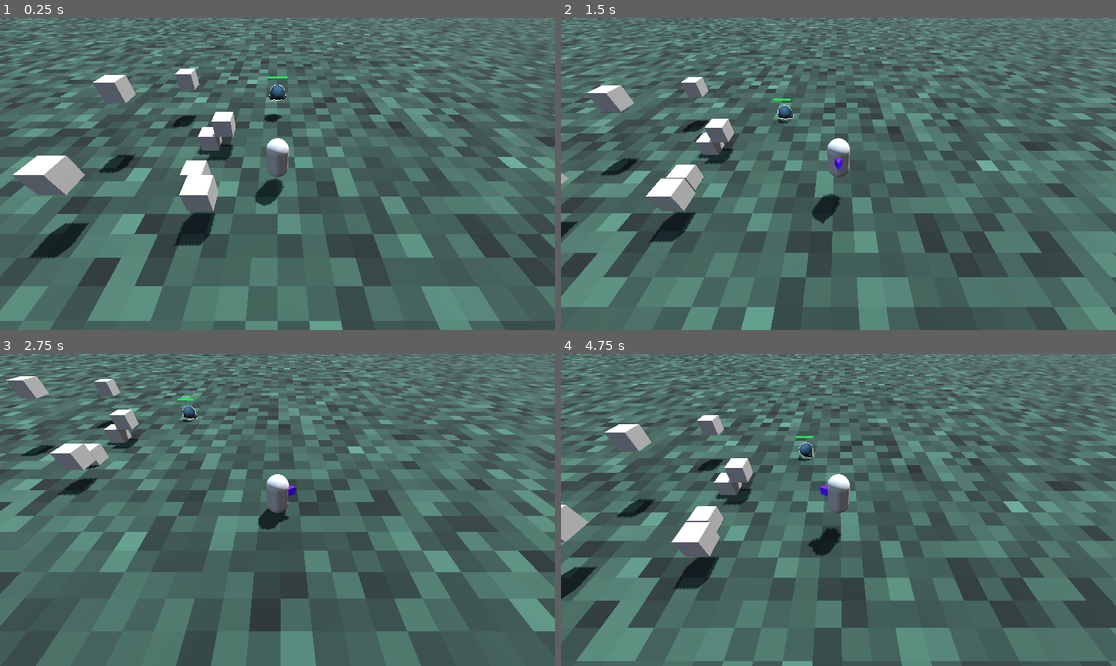
Above: before the commit, frames 1-4 (two rows, left to right).
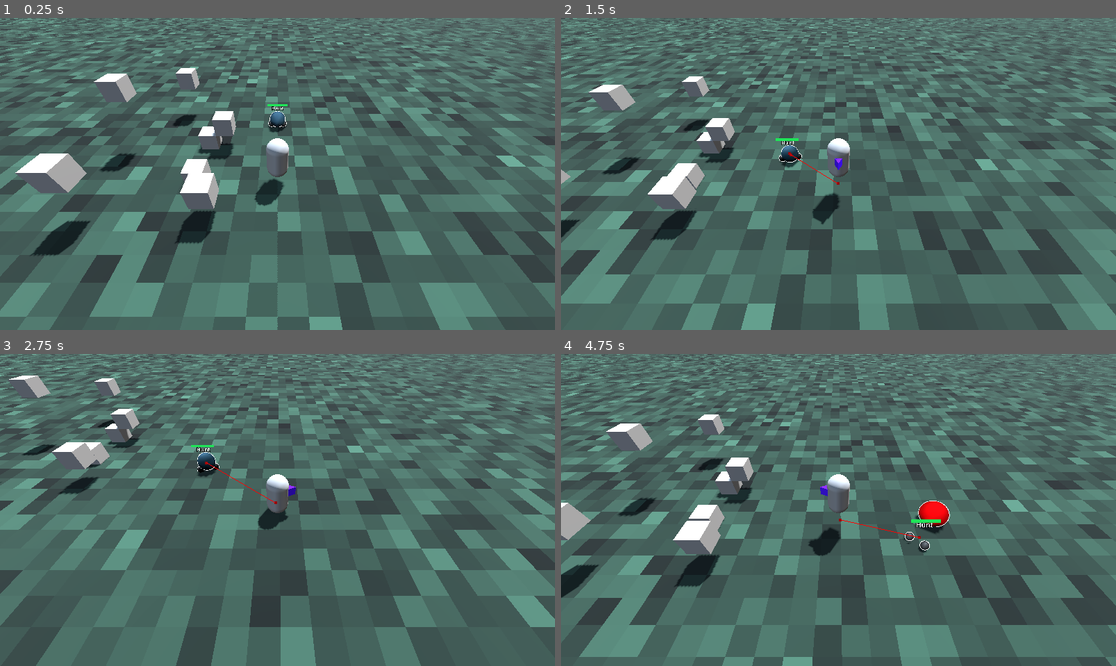
Above: after the commit, the same moments.

Repository: LipskiDev/GodotWildJam86
Game: Godot game, scene res://level/test_level_ferdi.tscn
Same seed, same stepped clock (60 frames per second), same inputs: the game is played once before the commit and once after it.
Inputs:
- Up to frame 1 (0.25 s): no input
- Up to frame 2 (1.5 s): tap Enter (attack) at 0.5, 1.35 s; hold D (right) 0.53-1.28 s; hold Enter (attack) 0.53-1.28 s; tap Space (jump) at 0.77 s; hold S (back) from 1.28 s (still down)
- Up to frame 3 (2.75 s): tap Space (jump) at 1.52 s; release S (back) at 2.03 s; hold D (right) from 2.03 s (still down); hold Enter (attack) from 2.03 s (still down)
- Up to frame 4 (4.75 s): release D (right) at 2.78 s; release Enter (attack) at 2.78 s; hold W (forward) 2.78-3.53 s; tap Enter (attack) at 2.85, 4.35 s; tap Space (jump) at 3.02, 3.77, 4.52 s; hold Enter (attack) 3.53-4.28 s; hold A (left) from 3.53 s (still down)

The runs differ from the first frame. In frame 1, 6.2% of the frame differs, in the area x 0-100%, y 0-100%; in frame 2, 5.5%; in frame 3, 4.8%; in frame 4, 6.8%, in the area x 0-100%, y 1-99%.

Commit message:
paar bugs gefixt

Diff:
--- a/project/entities/enemies/Jens.tscn
+++ b/project/entities/enemies/Jens.tscn
@@ -18,23 +18,27 @@
 [sub_resource type="GradientTexture2D" id="GradientTexture2D_871r8"]
 resource_local_to_scene = true
 gradient = SubResource("Gradient_md1d0")
-width = 1024
-height = 1024
+width = 256
+height = 256
 fill = 1
 fill_from = Vector2(0.5, 0.5)
 fill_to = Vector2(0.5, 0)
 metadata/_snap_enabled = true
 
 [sub_resource type="StandardMaterial3D" id="StandardMaterial3D_wqgnt"]
+transparency = 1
 cull_mode = 1
 shading_mode = 0
+disable_receive_shadows = true
 grow = true
 grow_amount = 0.03
 
 [sub_resource type="StandardMaterial3D" id="StandardMaterial3D_b3j2p"]
 resource_local_to_scene = true
 next_pass = SubResource("StandardMaterial3D_wqgnt")
-transparency = 1
+transparency = 2
+alpha_scissor_threshold = 0.5
+alpha_antialiasing_mode = 0
 depth_draw_mode = 1
 diffuse_mode = 3
 specular_mode = 1
@@ -44,29 +48,29 @@
 [sub_resource type="SphereMesh" id="SphereMesh_news4"]
 resource_local_to_scene = true
 material = SubResource("StandardMaterial3D_b3j2p")
-radius = 0.49999666
-height = 0.99999994
 
 [sub_resource type="Gradient" id="Gradient_wqgnt"]
 colors = PackedColorArray(0, 0, 0, 1, 0.30692267, 0.3069227, 0.3069227, 1)
 
 [sub_resource type="GradientTexture2D" id="GradientTexture2D_tjn76"]
 gradient = SubResource("Gradient_wqgnt")
-width = 512
-height = 512
 fill = 1
 fill_from = Vector2(0.5, 0.5)
 metadata/_snap_enabled = true
 
 [sub_resource type="StandardMaterial3D" id="StandardMaterial3D_tjn76"]
+transparency = 1
 cull_mode = 1
 shading_mode = 0
+disable_receive_shadows = true
 grow = true
 grow_amount = 0.03
 
 [sub_resource type="StandardMaterial3D" id="StandardMaterial3D_a2waq"]
 next_pass = SubResource("StandardMaterial3D_tjn76")
-transparency = 1
+transparency = 2
+alpha_scissor_threshold = 0.5
+alpha_antialiasing_mode = 0
 depth_draw_mode = 1
 diffuse_mode = 3
 specular_mode = 1
@@ -91,6 +95,9 @@
 
 [sub_resource type="CylinderShape3D" id="CylinderShape3D_b3j2p"]
 radius = 6.0
+
+[sub_resource type="SphereShape3D" id="SphereShape3D_wqgnt"]
+radius = 1.0
 
 [sub_resource type="Animation" id="Animation_fay7w"]
 length = 0.001
@@ -343,6 +350,94 @@
 tracks/22/interp = 1
 tracks/22/loop_wrap = true
 tracks/22/keys = {
+"handle_modes": PackedInt32Array(0),
+"points": PackedFloat32Array(1, -0.25, 0, 0.25, 0),
+"times": PackedFloat32Array(0)
+}
+tracks/23/type = "bezier"
+tracks/23/imported = false
+tracks/23/enabled = true
+tracks/23/path = NodePath("Body:mesh:material:next_pass:albedo_color:r")
+tracks/23/interp = 1
+tracks/23/loop_wrap = true
+tracks/23/keys = {
+"handle_modes": PackedInt32Array(0),
+"points": PackedFloat32Array(1, -0.25, 0, 0.25, 0),
+"times": PackedFloat32Array(0)
+}
+tracks/24/type = "bezier"
+tracks/24/imported = false
+tracks/24/enabled = true
+tracks/24/path = NodePath("Body:mesh:material:next_pass:albedo_color:g")
+tracks/24/interp = 1
+tracks/24/loop_wrap = true
+tracks/24/keys = {
+"handle_modes": PackedInt32Array(0),
+"points": PackedFloat32Array(1, -0.25, 0, 0.25, 0),
+"times": PackedFloat32Array(0)
+}
+tracks/25/type = "bezier"
+tracks/25/imported = false
+tracks/25/enabled = true
+tracks/25/path = NodePath("Body:mesh:material:next_pass:albedo_color:b")
+tracks/25/interp = 1
+tracks/25/loop_wrap = true
+tracks/25/keys = {
+"handle_modes": PackedInt32Array(0),
+"points": PackedFloat32Array(1, -0.25, 0, 0.25, 0),
+"times": PackedFloat32Array(0)
+}
+tracks/26/type = "bezier"
+tracks/26/imported = false
+tracks/26/enabled = true
+tracks/26/path = NodePath("Body:mesh:material:next_pass:albedo_color:a")
+tracks/26/interp = 1
+tracks/26/loop_wrap = true
+tracks/26/keys = {
+"handle_modes": PackedInt32Array(0),
+"points": PackedFloat32Array(1, -0.25, 0, 0.25, 0),
+"times": PackedFloat32Array(0)
+}
+tracks/27/type = "bezier"
+tracks/27/imported = false
+tracks/27/enabled = true
+tracks/27/path = NodePath("Leg:mesh:material:next_pass:albedo_color:r")
+tracks/27/interp = 1
+tracks/27/loop_wrap = true
+tracks/27/keys = {
+"handle_modes": PackedInt32Array(0),
+"points": PackedFloat32Array(1, -0.25, 0, 0.25, 0),
+"times": PackedFloat32Array(0)
+}
+tracks/28/type = "bezier"
+tracks/28/imported = false
+tracks/28/enabled = true
+tracks/28/path = NodePath("Leg:mesh:material:next_pass:albedo_color:g")
+tracks/28/interp = 1
+tracks/28/loop_wrap = true
+tracks/28/keys = {
+"handle_modes": PackedInt32Array(0),
+"points": PackedFloat32Array(1, -0.25, 0, 0.25, 0),
+"times": PackedFloat32Array(0)
+}
+tracks/29/type = "bezier"
+tracks/29/imported = false
+tracks/29/enabled = true
+tracks/29/path = NodePath("Leg:mesh:material:next_pass:albedo_color:b")
+tracks/29/interp = 1
+tracks/29/loop_wrap = true
+tracks/29/keys = {
+"handle_modes": PackedInt32Array(0),
+"points": PackedFloat32Array(1, -0.25, 0, 0.25, 0),
+"times": PackedFloat32Array(0)
+}
+tracks/30/type = "bezier"
+tracks/30/imported = false
+tracks/30/enabled = true
+tracks/30/path = NodePath("Leg:mesh:material:next_pass:albedo_color:a")
+tracks/30/interp = 1
+tracks/30/loop_wrap = true
+tracks/30/keys = {
 "handle_modes": PackedInt32Array(0),
 "points": PackedFloat32Array(1, -0.25, 0, 0.25, 0),
 "times": PackedFloat32Array(0)
@@ -435,7 +530,7 @@
 tracks/7/interp = 1
 tracks/7/loop_wrap = true
 tracks/7/keys = {
-"times": PackedFloat32Array(0.6666667),
+"times": PackedFloat32Array(0.8),
 "transitions": PackedFloat32Array(1),
 "values": [{
 "args": [],
@@ -697,6 +792,108 @@
 "handle_modes": PackedInt32Array(0, 2),
 "points": PackedFloat32Array(1, -0.25, 0, 0.25, 0, 0, -0.16666667, 0.16666667, 0, 0),
 "times": PackedFloat32Array(0, 1)
+}
+tracks/21/type = "bezier"
+tracks/21/imported = false
+tracks/21/enabled = true
+tracks/21/path = NodePath("Body:mesh:material:next_pass:albedo_color:r")
+tracks/21/interp = 1
+tracks/21/loop_wrap = true
+tracks/21/keys = {
+"handle_modes": PackedInt32Array(0, 2),
+"points": PackedFloat32Array(1, -0.25, 0, 0.25, 0, 1, -0.16666667, 0, 0, 0),
+"times": PackedFloat32Array(0, 1)
+}
+tracks/22/type = "bezier"
+tracks/22/imported = false
+tracks/22/enabled = true
+tracks/22/path = NodePath("Body:mesh:material:next_pass:albedo_color:g")
+tracks/22/interp = 1
+tracks/22/loop_wrap = true
+tracks/22/keys = {
+"handle_modes": PackedInt32Array(0, 2),
+"points": PackedFloat32Array(1, -0.25, 0, 0.25, 0, 1, -0.16666667, 0, 0, 0),
+"times": PackedFloat32Array(0, 1)
+}
+tracks/23/type = "bezier"
+tracks/23/imported = false
+tracks/23/enabled = true
+tracks/23/path = NodePath("Body:mesh:material:next_pass:albedo_color:b")
+tracks/23/interp = 1
+tracks/23/loop_wrap = true
+tracks/23/keys = {
+"handle_modes": PackedInt32Array(0, 2),
+"points": PackedFloat32Array(1, -0.25, 0, 0.25, 0, 1, -0.16666667, 0, 0, 0),
+"times": PackedFloat32Array(0, 1)
+}
+tracks/24/type = "bezier"
+tracks/24/imported = false
+tracks/24/enabled = true
+tracks/24/path = NodePath("Body:mesh:material:next_pass:albedo_color:a")
+tracks/24/interp = 1
+tracks/24/loop_wrap = true
+tracks/24/keys = {
+"handle_modes": PackedInt32Array(0, 2),
+"points": PackedFloat32Array(1, -0.25, 0, 0.25, 0, 0, -0.16666667, 0.16666667, 0, 0),
+"times": PackedFloat32Array(0, 1)
+}
+tracks/25/type = "bezier"
+tracks/25/imported = false
+tracks/25/enabled = true
+tracks/25/path = NodePath("Leg:mesh:material:next_pass:albedo_color:r")
+tracks/25/interp = 1
+tracks/25/loop_wrap = true
+tracks/25/keys = {
+"handle_modes": PackedInt32Array(0, 2),
+"points": PackedFloat32Array(1, -0.25, 0, 0.25, 0, 1, -0.16666667, 0, 0, 0),
+"times": PackedFloat32Array(0, 1)
+}
+tracks/26/type = "bezier"
+tracks/26/imported = false
+tracks/26/enabled = true
+tracks/26/path = NodePath("Leg:mesh:material:next_pass:albedo_color:g")
+tracks/26/interp = 1
+tracks/26/loop_wrap = true
+tracks/26/keys = {
+"handle_modes": PackedInt32Array(0, 2),
+"points": PackedFloat32Array(1, -0.25, 0, 0.25, 0, 1, -0.16666667, 0, 0, 0),
+"times": PackedFloat32Array(0, 1)
+}
+tracks/27/type = "bezier"
+tracks/27/imported = false
+tracks/27/enabled = true
+tracks/27/path = NodePath("Leg:mesh:material:next_pass:albedo_color:b")
+tracks/27/interp = 1
+tracks/27/loop_wrap = true
+tracks/27/keys = {
+"handle_modes": PackedInt32Array(0, 2),
+"points": PackedFloat32Array(1, -0.25, 0, 0.25, 0, 1, -0.16666667, 0, 0, 0),
+"times": PackedFloat32Array(0, 1)
+}
+tracks/28/type = "bezier"
+tracks/28/imported = false
+tracks/28/enabled = true
+tracks/28/path = NodePath("Leg:mesh:material:next_pass:albedo_color:a")
+tracks/28/interp = 1
+tracks/28/loop_wrap = true
+tracks/28/keys = {
+"handle_modes": PackedInt32Array(0, 2),
+"points": PackedFloat32Array(1, -0.25, 0, 0.25, 0, 0, -0.16666667, 0.16666667, 0, 0),
+"times": PackedFloat32Array(0, 1)
+}
+tracks/29/type = "method"
+tracks/29/imported = false
+tracks/29/enabled = true
+tracks/29/path = NodePath(".")
+tracks/29/interp = 1
+tracks/29/loop_wrap = true
+tracks/29/keys = {
+"times": PackedFloat32Array(1),
+"transitions": PackedFloat32Array(1),
+"values": [{
+"args": [],
+"method": &"queue_free"
+}]
 }
 
 [sub_resource type="Animation" id="Animation_871r8"]
@@ -995,9 +1192,9 @@
 tracks/4/interp = 1
 tracks/4/loop_wrap = true
 tracks/4/keys = {
-"handle_modes": PackedInt32Array(0, 0),
-"points": PackedFloat32Array(-0.3, -0.25, 0, 0.25, 0, -0.3, -0.25, 0, 0.25, 0),
-"times": PackedFloat32Array(0, 1)
+"handle_modes": PackedInt32Array(0, 2, 2, 2, 0),
+"points": PackedFloat32Array(-0.4520917, -0.25, 0, 0.033333335, -0.0022432208, -0.3399318, -0.26671, 0.0029914079, 0.19999999, -0.002243191, -0.44536212, -0.06662403, -0.0029890276, 0.100000024, 0.004486412, -0.35563418, -0.23333329, 0.002243191, 0.23333335, -0.0022431917, -0.4543349, -0.03333336, 0.0022432208, 0, 0.0022432208),
+"times": PackedFloat32Array(0, 0.26666668, 0.5, 0.76666665, 1)
 }
 tracks/5/type = "bezier"
 tracks/5/imported = false
@@ -1007,8 +1204,8 @@
 tracks/5/loop_wrap = true
 tracks/5/keys = {
 "handle_modes": PackedInt32Array(2, 2, 2, 2),
-"points": PackedFloat32Array(0, 0, 0, 0, 0.11920943, 0.16741039, -0.06666666, 0, 0.36688286, 0, -0.16072688, -0.13333851, -0.0012359702, 0.19999999, 0.0018538833, 0, 0, -0.090279326, 0, 0),
-"times": PackedFloat32Array(0, 0.2, 0.7, 1)
+"points": PackedFloat32Array(0, 0, 0, 0, 0.0032775402, 0.2657318, -0.23338427, -0.0031411666, 0.5, 0.006729603, -0.24123102, -0.49463278, -0.011215985, 0.23037642, 0.0052238726, 0, 0, -0.0012089163, 0, 0),
+"times": PackedFloat32Array(0, 0.23333333, 0.76666665, 1)
 }
 tracks/6/type = "bezier"
 tracks/6/imported = false
@@ -1028,9 +1225,9 @@
 tracks/7/interp = 1
 tracks/7/loop_wrap = true
 tracks/7/keys = {
-"handle_modes": PackedInt32Array(0, 0),
-"points": PackedFloat32Array(-0.3, -0.25, 0, 0.25, 0, -0.3, -0.25, 0, 0.25, 0),
-"times": PackedFloat32Array(0, 1)
+"handle_modes": PackedInt32Array(0, 2, 2, 0, 2),
+"points": PackedFloat32Array(-0.4498485, -0.06666666, -0.002243191, 0.017890666, 0, -0.3399318, -0.2487725, -0.0027904068, 0.19999999, 0.00224334, -0.44311893, -0.07674214, -0.002243191, 0.08886474, 0.0025975376, -0.353391, -0.23333329, 0, 0.23333335, 0.00224334, -0.4498485, -0.03333336, -0.002243042, 0, 0),
+"times": PackedFloat32Array(0, 0.26666668, 0.5, 0.76666665, 1)
 }
 tracks/8/type = "bezier"
 tracks/8/imported = false
@@ -1040,8 +1237,8 @@
 tracks/8/loop_wrap = true
 tracks/8/keys = {
 "handle_modes": PackedInt32Array(2, 2, 2, 2),
-"points": PackedFloat32Array(-0.057836376, 0, 0, 0, 7.450581e-09, -0.17092323, -0.06666667, 0.024100475, 0.13333334, -0.04820095, 0.13496743, -0.10008939, -0.002474054, 0.3, 0.007415533, -0.058, 0, 0.0024148147, 0, 0),
-"times": PackedFloat32Array(0, 0.2, 0.5, 1)
+"points": PackedFloat32Array(0.0032775402, 0, 0, 0, 7.450581e-09, -0.23450145, -0.26666668, 0.004486412, 0.4935101, -0.008302836, 0.2657318, -0.48032025, 0.002243191, 0.25301772, -0.001181643, 0.0032775402, 0, 0.0024148147, 0, 0),
+"times": PackedFloat32Array(0, 0.23333333, 0.76666665, 1)
 }
 
 [sub_resource type="AnimationLibrary" id="AnimationLibrary_yu5sq"]
@@ -1126,14 +1323,14 @@
 states/run/node = SubResource("AnimationNodeAnimation_871r8")
 states/run/position = Vector2(616, 85)
 transitions = ["Start", "idle", SubResource("AnimationNodeStateMachineTransition_b3j2p"), "idle", "run", SubResource("A …(562 unchanged characters)…
-graph_offset = Vector2(-81, 116)
+graph_offset = Vector2(-79, -4)
 
 [sub_resource type="AnimationNodeTimeScale" id="AnimationNodeTimeScale_wqgnt"]
 
 [sub_resource type="AnimationNodeTimeScale" id="AnimationNodeTimeScale_a2waq"]
 
 [sub_resource type="AnimationNodeBlendTree" id="AnimationNodeBlendTree_rdm4j"]
-graph_offset = Vector2(-567.46765, -36.164063)
+graph_offset = Vector2(-494.13998, 17.14473)
 nodes/StateMachine/node = SubResource("AnimationNodeStateMachine_tjn76")
 nodes/StateMachine/position = Vector2(-460, 20)
 nodes/TimeScale/node = SubResource("AnimationNodeTimeScale_a2waq")
@@ -1147,9 +1344,6 @@
 node_connections = [&"output", 0, &"TimeScale", &"TimeScale", 0, &"OneShot", &"OneShot", 0, &"StateMachine", &"OneShot", 1, &"TimeScale 2", &"TimeScale 2", 0, &"Animation"]
 
 [node name="Jens" type="CharacterBody3D"]
-axis_lock_angular_x = true
-axis_lock_angular_y = true
-axis_lock_angular_z = true
 floor_max_angle = 0.0
 script = ExtResource("1_871r8")
 
@@ -1162,29 +1356,40 @@
 
 [node name="Leg" type="MeshInstance3D" parent="."]
 transform = Transform3D(1, 0, 0, 0, 1, 0, 0, 0, 1, 0.4, -0.3, 0)
+gi_mode = 2
 mesh = SubResource("SphereMesh_rdm4j")
 
 [node name="Leg2" type="MeshInstance3D" parent="."]
 transform = Transform3D(1, 0, 0, 0, 1, 0, 0, 0, 1, -0.4, -0.3, -1.309067e-05)
+gi_mode = 2
 mesh = SubResource("SphereMesh_rdm4j")
 
 [node name="NavigationAgent3D" type="NavigationAgent3D" parent="."]
+debug_enabled = true
 
 [node name="StateLabel" type="Label3D" parent="."]
 transform = Transform3D(1, 0, 0, 0, 1, 0, 0, 0, 1, 0, 0.8187759, 0)
-visible = false
 billboard = 1
 text = "Hallo"
 font_size = 64
 
 [node name="Healthbar" type="MeshInstance3D" parent="."]
 transform = Transform3D(1, 0, 0, 0, 1, 0, 0, 0, 1, 0, 1.0196626, 0)
+cast_shadow = 0
 mesh = SubResource("QuadMesh_a2waq")
 
 [node name="DetectionArea" type="Area3D" parent="."]
 
 [node name="CollisionShape3D" type="CollisionShape3D" parent="DetectionArea"]
 shape = SubResource("CylinderShape3D_b3j2p")
+
+[node name="AttackArea" type="Area3D" parent="."]
+unique_name_in_owner = true
+transform = Transform3D(1, 0, 0, 0, 1, 0, 0, 0, 1, 0, 0, -2)
+monitoring = false
+
+[node name="CollisionShape3D" type="CollisionShape3D" parent="AttackArea"]
+shape = SubResource("SphereShape3D_wqgnt")
 
 [node name="AnimationPlayer" type="AnimationPlayer" parent="."]
 libraries = {
@@ -1237,3 +1442,4 @@
 metadata/_custom_type_script = "uid://cpg4wec8mcqnv"
 
 [connection signal="body_entered" from="DetectionArea" to="." method="_on_detection_area_body_entered"]
+[connection signal="body_entered" from="AttackArea" to="." method="_on_attack_area_body_entered"]
--- a/project/entities/enemies/jens.gd
+++ b/project/entities/enemies/jens.gd
@@ -4,10 +4,12 @@
 @export var player: CharacterBody3D
 @export var speed := 4.0
 @export var health := 100.0
+@export var knockback_strength := 20.0
 
 
 @onready var navigation_agent_3d: NavigationAgent3D = $NavigationAgent3D
 @onready var animation_tree: AnimationTree = $AnimationTree
+@onready var attack_area: Area3D = %AttackArea
 
 
 var playback
@@ -35,10 +37,9 @@
 
 
 func _hit_finished() -> void:
-	if global_position.distance_to(player.global_position) < ATTACK_RANGE + 1.0:
-		var dir = global_position.direction_to(player.global_position)
-		player.velocity += dir * 10.0
-		print("uwu")
+	attack_area.monitoring = true
+	await get_tree().create_timer(0.1).timeout
+	attack_area.monitoring = false
 
 
 func take_damage(amount: int) -> void:
@@ -61,3 +62,15 @@
 func _on_detection_area_body_entered(body: Node3D) -> void:
 	if body.is_in_group("Player"):
 		$StateMachine.current_state.transitioned.emit($StateMachine.current_state, "hunt")
+
+
+func _on_attack_area_body_entered(body: Node3D) -> void:
+	if body.has_method("take_damage"):
+		body.take_damage(10)
+
+	if body is CharacterBody3D:
+		body.velocity += (Vector3(
+				body.global_position.x - self.global_position.x,
+				0.0,
+				body.global_position.z - self.global_position.z
+			)).normalized() * knockback_strength
--- a/project/entities/enemies/states/die.gd
+++ b/project/entities/enemies/states/die.gd
@@ -5,16 +5,18 @@
 @export var animation_tree: AnimationTree
 
 func enter() -> void:
-	print("ded")
+	print("jens is ded :(")
 	enemy.velocity = Vector3.ZERO
 	animation_tree.set("parameters/StateMachine/conditions/die", true)
-	print(animation_tree.get("parameters/StateMachine/conditions/die"))
+
 
 func exit() -> void:
 	pass
 
+
 func update(_delta: float) -> void:
 	pass
 
+
 func physics_update(_delta: float) -> void:
 	pass
--- a/project/entities/enemies/states/hunt.gd
+++ b/project/entities/enemies/states/hunt.gd
@@ -36,13 +36,6 @@
 		"attack":
 			enemy.velocity = Vector3.ZERO
 
-			var target_position = player.global_position
-			var distance = enemy.global_position.distance_to(target_position)
-			if distance > 0.01:
-				enemy.look_at(target_position)
-
-			#enemy.look_at(Vector3(player.global_position.x, enemy.global_position.y, player.global_position.z), Vector3.UP)
-
 	if !_target_in_view_range() and hunt_timer < 0:
 		print("cock")
 		transitioned.emit(self, "idle")
--- a/project/entities/enemies/states/idle.gd
+++ b/project/entities/enemies/states/idle.gd
@@ -11,9 +11,9 @@
 
 func randomize_idle() -> void:
 	enemy.velocity = Vector3.ZERO
-	animation_tree.set("parameters/AnimationNodeStateMachine/conditions/idle", true)
-	animation_tree.set("parameters/AnimationNodeStateMachine/conditions/run", false)
-	idle_time = randf_range(1, 5)
+	animation_tree.set("parameters/StateMachine/conditions/idle", true)
+	animation_tree.set("parameters/StateMachine/conditions/run", false)
+	idle_time = randf_range(1.0, 5.0)
 
 
 func enter() -> void:
--- a/project/entities/enemies/states/wander.gd
+++ b/project/entities/enemies/states/wander.gd
@@ -15,8 +15,8 @@
 
 
 func randomize_wander() -> void:
-	animation_tree.set("parameters/AnimationNodeStateMachine/conditions/idle", false)
-	animation_tree.set("parameters/AnimationNodeStateMachine/conditions/run", true)
+	animation_tree.set("parameters/StateMachine/conditions/idle", false)
+	animation_tree.set("parameters/StateMachine/conditions/run", true)
 
 	idle_target = Vector3(randf_range(-10, 10), enemy.global_position.y, randf_range(-10, 10))
 	nav_agent.set_target_position(idle_target)
--- a/project/level/test_level_ferdi.tscn
+++ b/project/level/test_level_ferdi.tscn
@@ -17,8 +17,9 @@
 tonemap_mode = 2
 
 [sub_resource type="NavigationMesh" id="NavigationMesh_lxehg"]
-vertices = PackedVector3Array(-499, 0.5, -3.5, -5, 0.5, -3.5, -4.75, 0.5, -4, -3.25, 0.5, -499, -499, 0.5, -499, -3.25, 0.5, -4, -2, 0.5, -4, -1.75, 0.5, -3, 499, 0.5, -3, 499, 0.5, -499, -5, 0.5, -0.75, -3.5, 0.5, -1, -3.5, 0.5, -1.75, -5, 0.5, -2, -499, 0.5, 0.75, -5, 0.5, 0.75, -2.75, 0.5, -0.75, -2.25, 0.5, -1.75, -2, 0.5, 1, -1.75, 0.5, 2, 499, 0.5, 2, -3, 0.5, 1, -4, 0.5, 3, -4, 0.5, 1.25, -4.75, 0.5, 1.25, -3, 0.5, 499, -3, 0.5, 3.25, -499, 0.5, 499, -2.25, 0.5, 3.25, 499, 0.5, 499)
-polygons = [PackedInt32Array(1, 0, 2), PackedInt32Array(2, 0, 4), PackedInt32Array(2, 4, 3), PackedInt32Array(3, 5, 2), PackedInt32Array(6, 5, 3), PackedInt32Array(6, 3, 7), PackedInt32Array(7, 3, 8), PackedInt32Array(8, 3, 9), PackedInt32Array(11, 10, 12), PackedInt32Array(12, 10, 13), PackedInt32Array(13, 10, 14), PackedInt32Array(13, 14, 0), PackedInt32Array(0, 1, 13), PackedInt32Array(10, 15, 14), PackedInt32Array(11, 12, 16), PackedInt32Array(16, 12, 17), PackedInt32Array(18, 17, 19), PackedInt32Array(19, 17, 7), PackedInt32Array(19, 7, 8), PackedInt32Array(19, 8, 20), PackedInt32Array(21, 16, 18), PackedInt32Array(18, 16, 17), PackedInt32Array(24, 23, 22), PackedInt32Array(24, 22, 15), PackedInt32Array(15, 22, 14), PackedInt32Array(22, 26, 14), PackedInt32Array(14, 26, 25), PackedInt32Array(14, 25, 27), PackedInt32Array(25, 26, 28), PackedInt32Array(28, 19, 25), PackedInt32Array(25, 19, 20), PackedInt32Array(25, 20, 29)]
+vertices = PackedVector3Array(-4.75, 0.47413778, -1.75, -5, 0.47413778, -0.75, -2.75, 0.47413778, -0.75, -2.25, 0.47413778, -1.75, 499, 0.47413778, -499, -2, 0.47413778, -4, -1.75, 0.47413778, -2.25, -1.75, 0.47413778, 1.25, 499, 0.47413778, 499, -3, 0.47413778, 1, -4, 0.47413778, 3, -4, 0.47413778, 1.25, -5, 0.47413778, 1, -499, 0.47413778, 499, -5, 0.47413778, -3.75, -499, 0.47413778, -499, -2.25, 0.47413778, 3.25, -1.75, 0.47413778, 2.75)
+polygons = [PackedInt32Array(1, 0, 2), PackedInt32Array(2, 0, 3), PackedInt32Array(6, 5, 4), PackedInt32Array(3, 6, 2), PackedInt32Array(2, 6, 7), PackedInt32Array(7, 6, 4), PackedInt32Array(7, 4, 8), PackedInt32Array(7, 9, 2), PackedInt32Array(11, 10, 12), PackedInt32Array(12, 10, 13), PackedInt32Array(0, 1, 14), PackedInt32Array(14, 1, 15), PackedInt32Array(10, 16, 13), PackedInt32Array(13, 16, 8), PackedInt32Array(14, 15, 5), PackedInt32Array(5, 15, 4), PackedInt32Array(8, 17, 7), PackedInt32Array(12, 13, 1), PackedInt32Array(1, 13, 15), PackedInt32Array(8, 16, 17)]
+sample_partition_type = 2
 agent_height = 1.0
 
 [sub_resource type="FastNoiseLite" id="FastNoiseLite_s3kxx"]
@@ -55,13 +56,13 @@
 shadow_enabled = true
 
 [node name="Player" parent="." instance=ExtResource("1_s3kxx")]
-transform = Transform3D(1, 0, 0, 0, 1, 0, 0, 0, 1, 0, 0.9708185, 0)
+transform = Transform3D(1, 0, 0, 0, 1, 0, 0, 0, 1, 0, 0.9708185, 0.102909565)
 
 [node name="PlayerCamera" parent="." node_paths=PackedStringArray("player") instance=ExtResource("2_0ikrv")]
 player = NodePath("../Player")
 
 [node name="Jens" parent="." node_paths=PackedStringArray("player") instance=ExtResource("3_lxehg")]
-transform = Transform3D(1, 0, 0, 0, 1, 0, 0, 0, 1, 0, 2, -7)
+transform = Transform3D(1, 0, 0, 0, 1, 0, 0, 0, 1, 0, 0.71688175, -5.0570602)
 player = NodePath("../Player")
 
 [node name="NavigationRegion3D" type="NavigationRegion3D" parent="."]
--- a/project/project.godot
+++ b/project/project.godot
@@ -70,3 +70,6 @@
 
 renderer/rendering_method="gl_compatibility"
 renderer/rendering_method.mobile="gl_compatibility"
+lights_and_shadows/positional_shadow/soft_shadow_filter_quality=5
+lights_and_shadows/positional_shadow/soft_shadow_filter_quality.mobile=5
+lights_and_shadows/positional_shadow/atlas_size=16384
Not shown: 1 places in project/entities/enemies/Jens.tscn that only renumber resources
